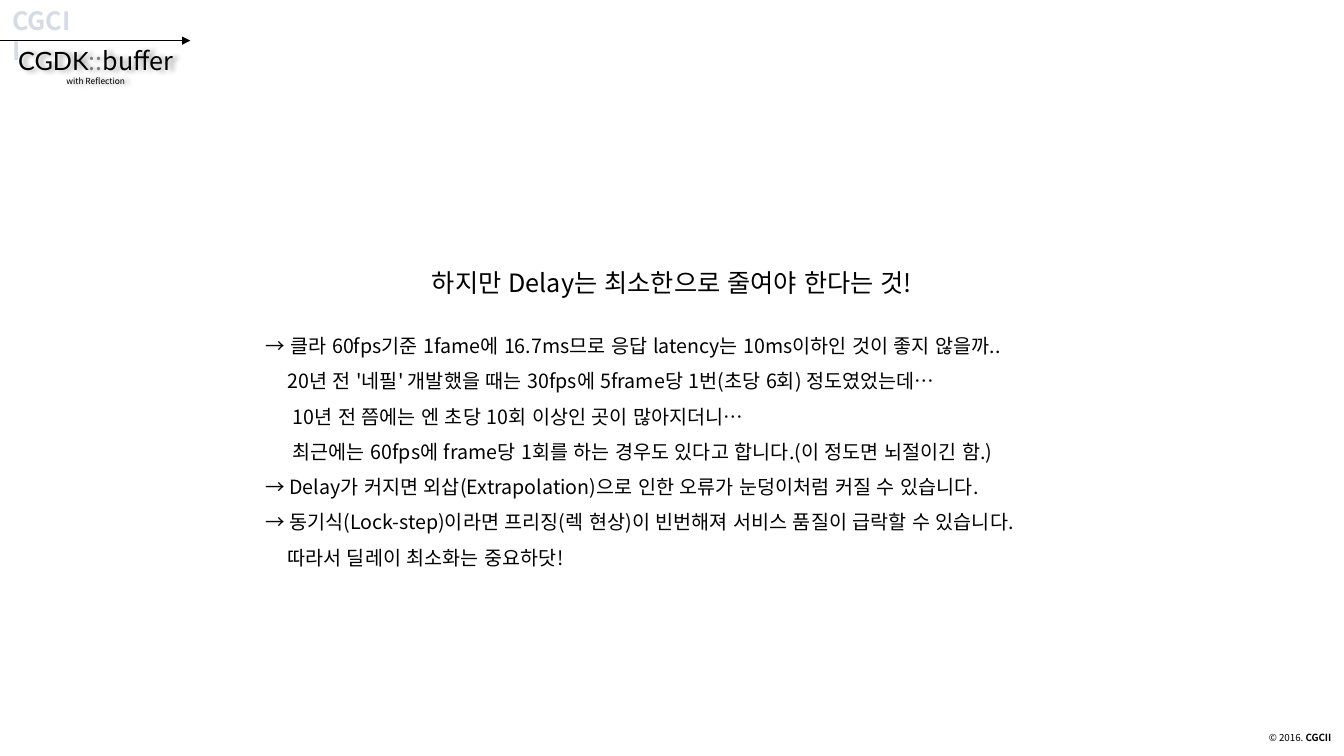
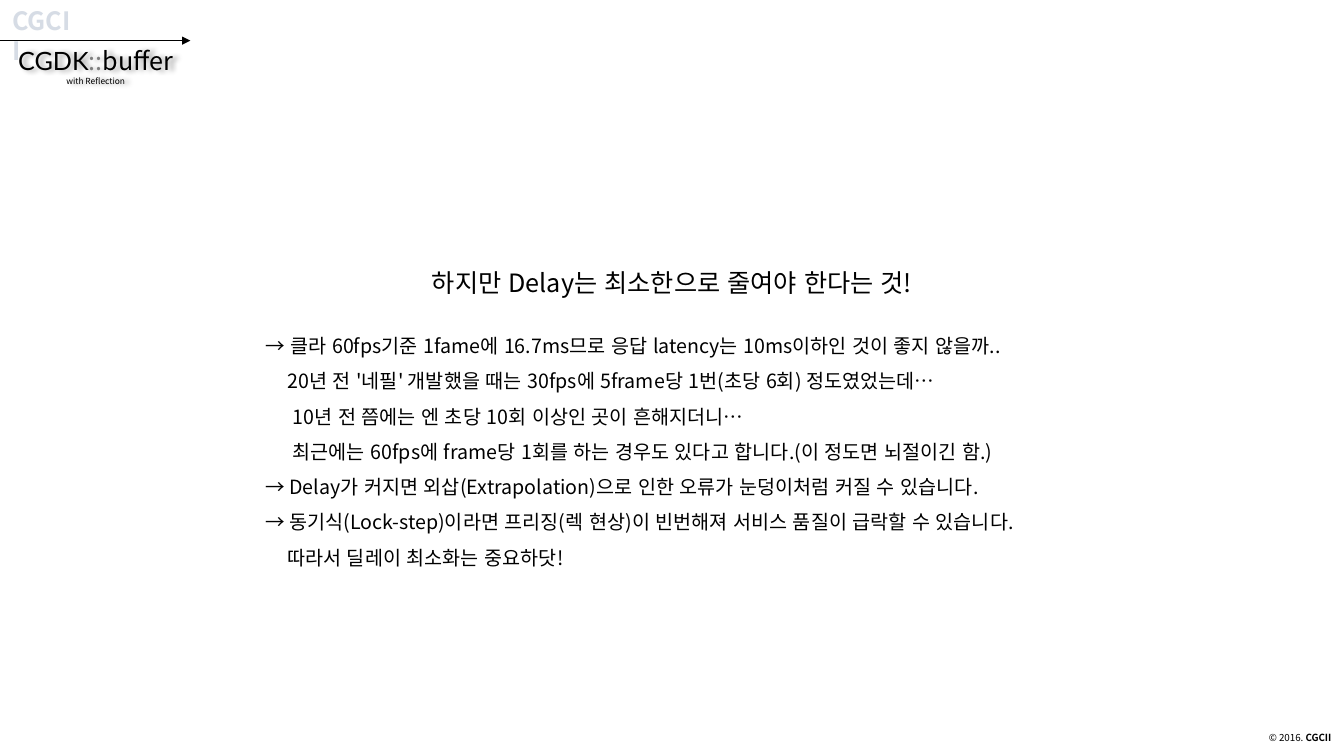
Before and after one commit to CGLabs/CGDK.buffer, a slide deck: slide 13 of C++/document/intruduce_CGDK.buffer.pptx. Drawn at 1344x756 pixels with LibreOffice and Linux fonts; fonts in the diff are those of the drawing. Boxes give left, top, right and bottom in pixels: in the first picture for what was removed or moved away, otherwise in the second. Text is boxed around its words. In the diff, an @@ line names an element or a change of style, - is before the commit and + after.

```diff
--- a/C++/document/intruduce_CGDK.buffer.pptx
+++ b/C++/document/intruduce_CGDK.buffer.pptx
@@ text at (287, 336, 1000, 464): text changed @@
-→ 클라 60fps기준 1fame에 16.7ms므로 응답 latency는 10ms이하인 것이 좋지 않을까..
-20년 전 '네필' 개발했을 때는 30fps에 5frame당 1번(초당 6회) 정도였었는데…
-10년 전 쯤에는 엔 초당 10회 이상인 곳이 많아지더니…
-최근에는 60fps에 frame당 1회를 하는 경우도 있다고 합니다.(이 정도면 뇌절이긴 함.)
+→ 클라 60fps기준 1fame에 16.7ms므로 응답 latency는 10ms이하인 것이 좋지 않을까..
+20년 전 '네필' 개발했을 때는 30fps에 5frame당 1번(초당 6회) 정도였었는데…
+10년 전 쯤에는 엔 초당 10회 이상인 곳이 흔해지더니…
+최근에는 60fps에 frame당 1회를 하는 경우도 있다고 합니다.(이 정도면 뇌절이긴 함.)
```
Also in this commit, not shown: 34 other slides changed.
